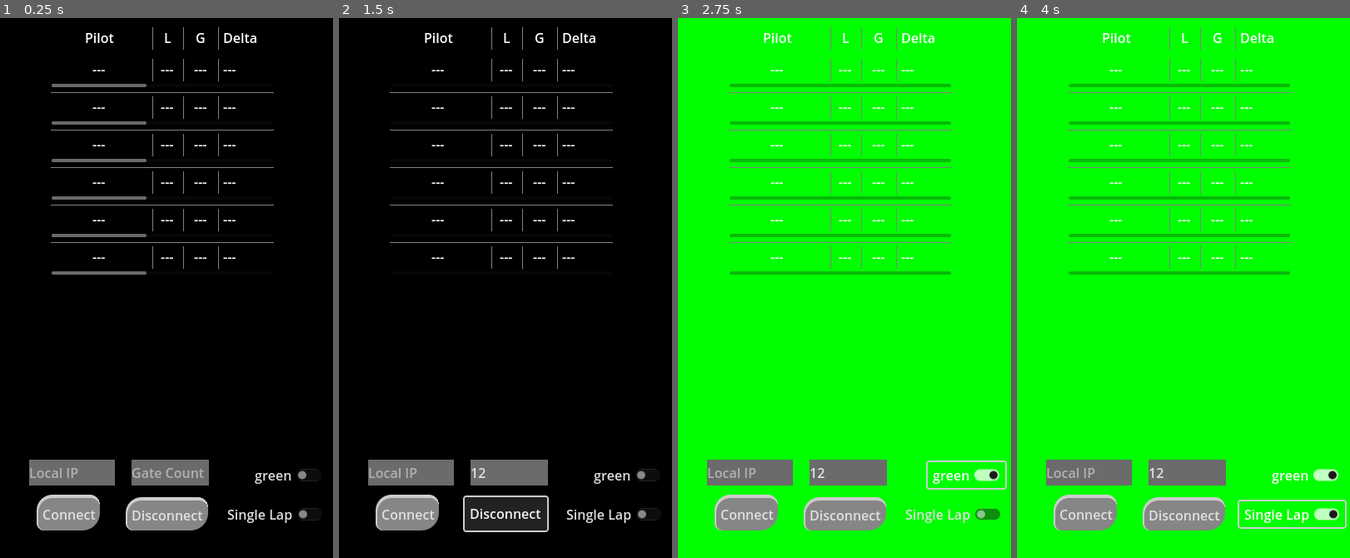
Above: before the commit, frames 1-4 (left to right).
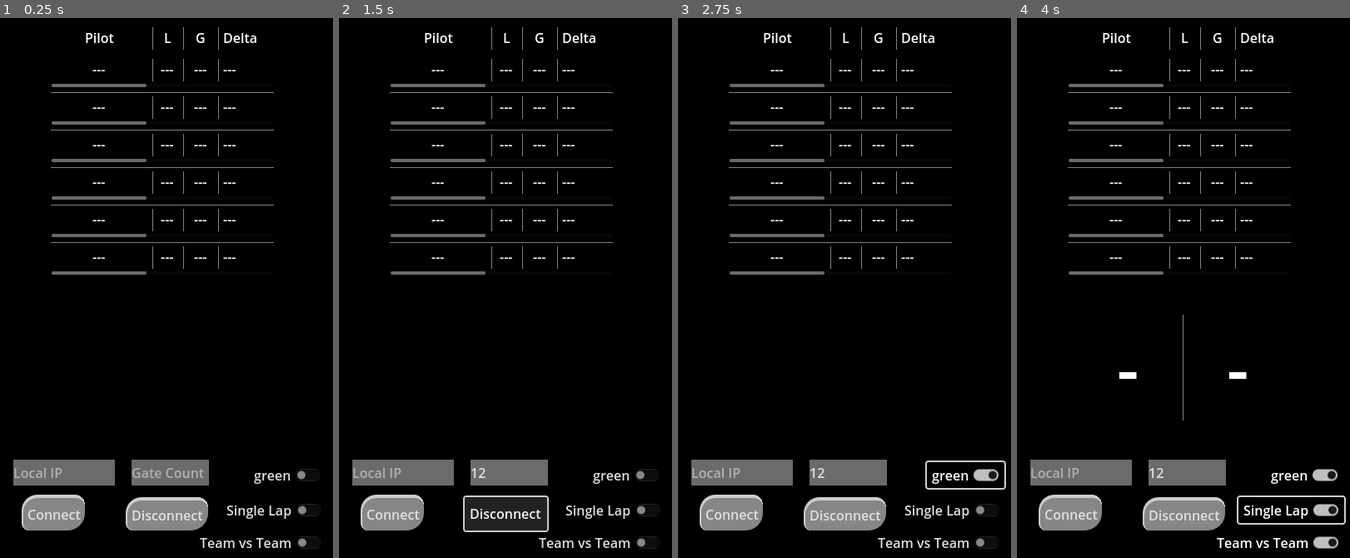
Above: after the commit, the same moments.

Repository: gManbio/VD-WS-Overlay
Game: Godot game, scene res://node.tscn
Same seed, same stepped clock (60 frames per second), same inputs: the game is played once before the commit and once after it.
Inputs (mouse positions are in pixels of both pictures, inside the frame that each line leads up to):
- Up to frame 1 (0.25 s): no input
- Up to frame 2 (1.5 s): click (508, 471) at 0.52 s; type "12" at 0.6 s; click "Disconnect" at 1.25 s
- Up to frame 3 (2.75 s): click "green" at 2 s
- Up to frame 4 (4 s): click (1276, 541) at 2.75 s, where only the run after the commit has a clickable "Team vs Team"; click "Single Lap" at 3.5 s

The runs differ from the first frame. In frame 1, 1.9% of the frame differs, in the area x 4-96%, y 81-99%; in frame 2, 2.9%; in frame 3, 95%; in frame 4, 95%, in the area x 0-100%, y 0-100%.
Error after the commit: Invalid access of index '-1' on a base object of type: 'PackedStringArray'. (res://ws_new.gd:90)

Commit message:
team vs team
team vs team scoring mode implemented as well as some attempts at optimization

Diff:
--- a/node.tscn
+++ b/node.tscn
@@ -6,6 +6,7 @@
 [ext_resource type="StyleBox" uid="uid://bbuh8oxmxqsqr" path="res://new_style_box_flat.tres" id="3_l8i8u"]
 [ext_resource type="Script" path="res://addons/BurstParticles2D/BurstParticles2D.gd" id="5_ufqx2"]
 [ext_resource type="Texture2D" uid="uid://ovw18l4dc1fv" path="res://addons/BurstParticles2D/BurstParticles2D-demo/orb.png" id="6_nefjo"]
+[ext_resource type="Theme" uid="uid://1ioj4h2iu8ah" path="res://score.tres" id="7_un01m"]
 
 [sub_resource type="Theme" id="Theme_rdguh"]
 
@@ -88,6 +89,7 @@
 [node name="Node" type="Node"]
 script = ExtResource("1_scix4")
 metadata/_edit_horizontal_guides_ = [530.0, 561.0, 604.0]
+metadata/_edit_vertical_guides_ = [357.0]
 
 [node name="ColorRect" type="ColorRect" parent="."]
 anchors_preset = -1
@@ -547,7 +549,7 @@
 anchors_preset = -1
 anchor_top = 1.0
 anchor_bottom = 1.0
-offset_left = 35.0
+offset_left = 16.0
 offset_top = -118.0
 offset_right = 138.0
 offset_bottom = -87.0
@@ -559,9 +561,9 @@
 anchors_preset = -1
 anchor_top = 1.0
 anchor_bottom = 1.0
-offset_left = 44.0
+offset_left = 26.0
 offset_top = -76.0
-offset_right = 120.0
+offset_right = 102.0
 offset_bottom = -33.0
 grow_horizontal = 2
 grow_vertical = 2
@@ -595,18 +597,18 @@
 
 [node name="CheckButton" type="CheckButton" parent="Control"]
 layout_mode = 0
-offset_left = 300.0
+offset_left = 299.0
 offset_top = 533.0
-offset_right = 393.0
+offset_right = 392.0
 offset_bottom = 564.0
 text = "green"
 
 [node name="CheckButton2" type="CheckButton" parent="Control"]
 layout_mode = 0
-offset_left = 267.0
-offset_top = 580.0
-offset_right = 394.0
-offset_bottom = 611.0
+offset_left = 266.0
+offset_top = 575.0
+offset_right = 393.0
+offset_bottom = 606.0
 text = "Single Lap"
 
 [node name="Orb" type="Node2D" parent="Control"]
@@ -641,11 +643,44 @@
 color_offset_curve = SubResource("Curve_bg54m")
 alpha_curve = SubResource("Curve_wyopy")
 
+[node name="CheckButton3" type="CheckButton" parent="Control"]
+layout_mode = 0
+offset_left = 234.0
+offset_top = 614.0
+offset_right = 393.0
+offset_bottom = 645.0
+text = "Team vs Team"
+
+[node name="ScoreContainer" type="HBoxContainer" parent="Control"]
+visible = false
+offset_left = 73.0
+offset_top = 357.0
+offset_right = 291.0
+offset_bottom = 482.0
+
+[node name="Score A" type="Label" parent="Control/ScoreContainer"]
+custom_minimum_size = Vector2(120, 0)
+layout_mode = 2
+theme = ExtResource("7_un01m")
+text = "-"
+horizontal_alignment = 1
+
+[node name="VSeparator" type="VSeparator" parent="Control/ScoreContainer"]
+layout_mode = 2
+
+[node name="Score B" type="Label" parent="Control/ScoreContainer"]
+custom_minimum_size = Vector2(120, 0)
+layout_mode = 2
+theme = ExtResource("7_un01m")
+text = "-"
+horizontal_alignment = 1
+
 [node name="HeartbeatTimer" type="Timer" parent="."]
-wait_time = 5.0
+wait_time = 10.0
 
 [connection signal="pressed" from="Control/Connect Button" to="." method="_on_Button_pressed"]
 [connection signal="pressed" from="Control/DC Button" to="." method="_on_disconnect_pressed"]
 [connection signal="toggled" from="Control/CheckButton" to="." method="_on_check_button_toggled"]
 [connection signal="toggled" from="Control/CheckButton2" to="." method="_on_Barmode_toggle_pressed"]
+[connection signal="toggled" from="Control/CheckButton3" to="." method="_on_TeamvsTeam_toggle_pressed"]
 [connection signal="timeout" from="HeartbeatTimer" to="." method="_on_timer_timeout"]
--- a/project.godot
+++ b/project.godot
@@ -18,3 +18,36 @@
 [display]
 
 window/size/viewport_width=400
+window/vsync/vsync_mode=0
+
+[input]
+
+ui_select={
+"deadzone": 0.5,
+"events": [Object(InputEventKey,"resource_local_to_scene":false,"resource_name":"","device":0,"window_id":0,"alt_pressed":false,"shift_pressed":false,"ctrl_pressed":false,"meta_pressed":false,"pressed":false,"keycode":32,"physical_keycode":0,"key_label":0,"unicode":32,"echo":false,"script":null)
+]
+}
+ui_left={
+"deadzone": 0.5,
+"events": [Object(InputEventKey,"resource_local_to_scene":false,"resource_name":"","device":0,"window_id":0,"alt_pressed":false,"shift_pressed":false,"ctrl_pressed":false,"meta_pressed":false,"pressed":false,"keycode":4194319,"physical_keycode":0,"key_label":0,"unicode":0,"echo":false,"script":null)
+]
+}
+ui_right={
+"deadzone": 0.5,
+"events": [Object(InputEventKey,"resource_local_to_scene":false,"resource_name":"","device":0,"window_id":0,"alt_pressed":false,"shift_pressed":false,"ctrl_pressed":false,"meta_pressed":false,"pressed":false,"keycode":4194321,"physical_keycode":0,"key_label":0,"unicode":0,"echo":false,"script":null)
+]
+}
+ui_up={
+"deadzone": 0.5,
+"events": [Object(InputEventKey,"resource_local_to_scene":false,"resource_name":"","device":0,"window_id":0,"alt_pressed":false,"shift_pressed":false,"ctrl_pressed":false,"meta_pressed":false,"pressed":false,"keycode":4194320,"physical_keycode":0,"key_label":0,"unicode":0,"echo":false,"script":null)
+]
+}
+ui_down={
+"deadzone": 0.5,
+"events": [Object(InputEventKey,"resource_local_to_scene":false,"resource_name":"","device":0,"window_id":0,"alt_pressed":false,"shift_pressed":false,"ctrl_pressed":false,"meta_pressed":false,"pressed":false,"keycode":4194322,"physical_keycode":0,"key_label":0,"unicode":0,"echo":false,"script":null)
+]
+}
+
+[physics]
+
+common/physics_ticks_per_second=5
--- /dev/null
+++ b/score.tres
@@ -0,0 +1,4 @@
+[gd_resource type="Theme" format=3 uid="uid://1ioj4h2iu8ah"]
+
+[resource]
+Label/font_sizes/font_size = 82
--- a/ws_new.gd
+++ b/ws_new.gd
@@ -69,7 +69,26 @@
 
 var last_message = {}
 
+var team_mode = false
+
+var score_a = ""
+
+var score_b = ""
+
+var score_board = {}
+
+var new_score = true
+
+var team_order = []
+
 func _ready():
+
+	Engine.max_fps = 30
+
+	var ip_addresses = IP.get_local_addresses()
+	var ip_input = $Control/IP_Input
+	ip_input.text = ip_addresses[-1]
+
 
 	# var url = "ws://192.168.1.156:60003/velocidrone"
 
@@ -124,7 +143,12 @@
 	first_place_celebration = $Control/Orb
 
 	bg_rect = $ColorRect
+
 	connect_button = $"Control/Connect Button"
+
+	score_a = $"Control/ScoreContainer/Score A"
+	score_b = $"Control/ScoreContainer/Score B"
+
 
 func _process(delta):
 	if ip_complete:
@@ -142,6 +166,7 @@
 				var packet_string = packet.get_string_from_utf8()
 				var json = JSON.new()
 				var pilotdata = json.parse_string(packet_string)  # Correct method to parse JSON string
+
 
 				if pilotdata == last_message: #this checks to see if the data has changed
 					return
@@ -211,7 +236,8 @@
 	update_pilot_data(new_data, pilotname)
 	sort_pilots()
 	make_leaderboard()
-	make_scoreboard(team_scores())  # this is where we can call a function to calculate the team scores
+	if team_mode:
+		make_scoreboard(team_scores())  # this is where we can call a function to calculate the team scores
 
 
 func make_leaderboard():
@@ -252,30 +278,47 @@
 		index += 1
 
 
+func initialize_scoreboard(scores):
+	team_order = scores.keys()
+	for team in team_order:
+		score_board[team] = 0
+	new_score = false
+
+
 func team_scores():
 	var score_dict = {}
 	for pilot in pilots:
 		if pilot["data"]["colour"] not in score_dict:
-			score_dict[pilot["data"]["colour"]] = [7 - int(pilot["data"]["position"])]
+			score_dict[pilot["data"]["colour"]] = [int(pilot["data"]["position"])]
 		else:
-			score_dict[pilot["data"]["colour"]].append(7 - int(pilot["data"]["position"]))
+			score_dict[pilot["data"]["colour"]].append(int(pilot["data"]["position"]))
 	return score_dict
 
 
 func make_scoreboard(scores):
+
 	if len(scores.keys()) == 2:
-		var score_board = {
-		scores.keys()[0]: 0,
-		scores.keys()[1]: 0
-		}
+		if new_score:
+			initialize_scoreboard(scores)
 		for key in scores.keys():
 			var team_total = 0
 			for point in scores[key]:
 				team_total += point
 			score_board[key] = team_total
-		print(score_board)
+
+		score_a.text = str(score_board[team_order[0]])
+		var hex_color = team_order[0]
+		var color = Color("#" + hex_color)
+		score_a.modulate = color
+		score_b.text = str(score_board[team_order[1]])
+		hex_color = team_order[1]
+		color = Color("#" + hex_color)
+		score_b.modulate = color
 	else:
-		return
+		score_a.text = "-"
+		score_b.text = "-"
+		score_a.modulate = Color(Color.WHITE)
+		score_b.modulate = Color(Color.WHITE)
 
 
 func reset_leaderboard():
@@ -290,6 +333,14 @@
 				each.value = 0
 				each.modulate = Color(Color.WHITE)
 			count += 1
+	score_board = {}
+	new_score = true
+	team_order = []
+	score_a.text = "-"
+	score_b.text = "-"
+	score_a.modulate = Color(Color.WHITE)
+	score_b.modulate = Color(Color.WHITE)
+
 
 
 func _on_Button_pressed():
@@ -316,6 +367,17 @@
 
 
 
+func _on_TeamvsTeam_toggle_pressed(toggled_on):
+	var score_container = $Control/ScoreContainer
+	if toggled_on:
+		team_mode = true
+		score_container.visible = true
+	else:
+		team_mode = false
+		score_container.visible = false
+
+
+
 func _on_timer_timeout():
 	ws.send_text("heartbeat")
 
Not shown: 1 places in node.tscn that only renumber resources
